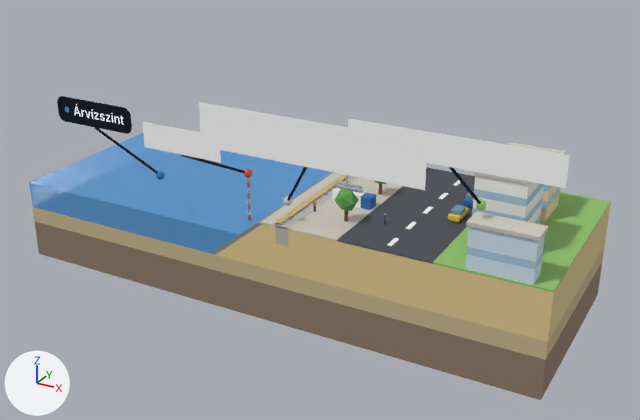
The glTF model ar-labor/models/mobilgat-feliratok.glb: old version first, new version second.
One viewpoint serves both versions: a 50 mm lens placed at (0.359, -0.553, 0.31), pointed at (0.023, 0.058, 0.005). Arrows for +X, +Y and +Z are at lower left; the lights stay in place. The first picture is the older version. Where no turn or scale is listed for an object, it has been applied to the vertices. Vertices at exactly the same position are counted once.

The first picture shows 'folyo', 'label_0', 'label_6', 'label_9', 'label_dot_11', 'label_line_1', 'label_line_10', 'label_line_7', 'part_m_4a4e55', 'part_m_8f7a68', 'part_m_8fbf6a', 'part_m_c9b48c', 'part_m_c9c4b8', 'part_m_cfcac0', 'part_m_cfe3ef', 'part_m_e0c98f', 'part_m_f4f3ef' and 20 more.
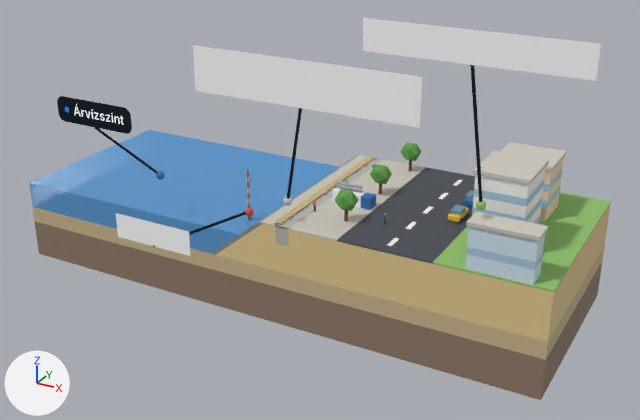
Where the newer file only moved an object's origin or applied its transform, the numbers keep the older frame.

Where the change shows, as pixel boxes (x1, y1, x2, y2) in the pictures (640 x 420 px):
'label_0', moved
    before: (199, 102, 428, 190)
    after: (193, 45, 422, 128)
'label_6', moved
    before: (348, 118, 570, 188)
    after: (363, 18, 601, 81)
'label_9', moved
    before: (142, 121, 221, 163)
    after: (116, 213, 190, 256)
'label_line_7', reshaped
    before: (449, 167, 481, 204)
    after: (470, 65, 483, 202)
'label_line_1', reshaped (24% narrower, 163% taller)
    before: (287, 167, 307, 201)
    after: (287, 108, 302, 199)
'label_line_10', reshaped (45% wider, 80% taller)
    before: (181, 154, 245, 173)
    after: (153, 212, 246, 247)
'label_dot_11', moved
    before: (243, 169, 252, 178)
    after: (245, 208, 254, 216)

The change, as a diff of the scene's bpy script:
```diff
--- a/ar-labor/models/mobilgat-feliratok.glb.py
+++ b/ar-labor/models/mobilgat-feliratok.glb.py
@@ me_mesh_78 @@
-me_mesh_78.from_pydata(...)  # 12 vertices, 12 faces; spans x -0.021..0.021, y -0.021..0.021, z -0.0259..0.0259
-me_mesh_78.vertices[0].co = (0.0198, -0.021, 0.0244)  # pixel (305, 168)
-me_mesh_78.vertices[1].co = (-0.0202, 0.019, -0.0256)
-me_mesh_78.vertices[2].co = (0.0208, -0.0203, 0.0241)  # pixel (306, 168)
-me_mesh_78.vertices[3].co = (-0.0192, 0.0197, -0.0259)
-me_mesh_78.vertices[4].co = (0.021, -0.0193, 0.0248)  # pixel (307, 167)
-me_mesh_78.vertices[5].co = (-0.019, 0.0207, -0.0252)
-me_mesh_78.vertices[6].co = (0.0202, -0.019, 0.0256)  # pixel (306, 165)
-me_mesh_78.vertices[7].co = (-0.0198, 0.021, -0.0244)
-me_mesh_78.vertices[8].co = (0.0192, -0.0197, 0.0259)  # pixel (305, 165)
-me_mesh_78.vertices[9].co = (-0.0208, 0.0203, -0.0241)
-me_mesh_78.vertices[10].co = (0.019, -0.0207, 0.0252)  # pixel (304, 166)
-me_mesh_78.vertices[11].co = (-0.021, 0.0193, -0.0248)
+me_mesh_78.from_pydata(...)  # 12 vertices, 12 faces; spans x -0.021..0.011, y -0.0111..0.0211, z -0.0255..0.0655
+# me_mesh_78 part 1
+me_mesh_78.vertices[0].co = (0.0099, -0.0111, 0.0646)  # pixel (299, 109)
+me_mesh_78.vertices[1].co = (-0.0201, 0.0189, -0.0254)
+me_mesh_78.vertices[2].co = (0.011, -0.0105, 0.0645)  # pixel (301, 109)
+me_mesh_78.vertices[3].co = (-0.019, 0.0195, -0.0255)
+me_mesh_78.vertices[4].co = (0.011, -0.0094, 0.0649)  # pixel (302, 108)
+me_mesh_78.vertices[5].co = (-0.019, 0.0206, -0.0251)
+me_mesh_78.vertices[6].co = (0.0101, -0.0089, 0.0654)  # pixel (301, 107)
+me_mesh_78.vertices[7].co = (-0.0199, 0.0211, -0.0246)
+me_mesh_78.vertices[8].co = (0.009, -0.0095, 0.0655)  # pixel (299, 107)
+me_mesh_78.vertices[9].co = (-0.021, 0.0205, -0.0245)
+me_mesh_78.vertices[10].co = (0.009, -0.0106, 0.0651)  # pixel (298, 107)
+me_mesh_78.vertices[11].co = (-0.021, 0.0194, -0.0249)
 me_mesh_78.materials.append(mat_lbl_line)
@@ me_mesh_84 @@
-me_mesh_84.from_pydata(...)  # 12 vertices, 12 faces; spans x -0.0061..0.0061, y -0.0209..0.0209, z -0.0208..0.0208
-me_mesh_84.vertices[0].co = (-0.0049, -0.0209, 0.0192)  # pixel (450, 168)
-me_mesh_84.vertices[1].co = (0.0051, 0.0191, -0.0208)
-me_mesh_84.vertices[2].co = (-0.0039, -0.0205, 0.0198)  # pixel (451, 168)
-me_mesh_84.vertices[3].co = (0.0061, 0.0195, -0.0202)
-me_mesh_84.vertices[4].co = (-0.004, -0.0196, 0.0206)  # pixel (452, 166)
-me_mesh_84.vertices[5].co = (0.006, 0.0204, -0.0194)
-me_mesh_84.vertices[6].co = (-0.0051, -0.0191, 0.0208)  # pixel (451, 165)
-me_mesh_84.vertices[7].co = (0.0049, 0.0209, -0.0192)
-me_mesh_84.vertices[8].co = (-0.0061, -0.0195, 0.0202)  # pixel (449, 166)
-me_mesh_84.vertices[9].co = (0.0039, 0.0205, -0.0198)
-me_mesh_84.vertices[10].co = (-0.006, -0.0204, 0.0194)  # pixel (449, 167)
-me_mesh_84.vertices[11].co = (0.004, 0.0196, -0.0206)
+me_mesh_84.from_pydata(...)  # 12 vertices, 12 faces; spans x 0.004..0.006, y -0.0211..0.0211, z -0.0204..0.0904
+# me_mesh_84 part 2
+me_mesh_84.vertices[0].co = (0.005, -0.0211, 0.0896)  # pixel (471, 65)
+me_mesh_84.vertices[1].co = (0.005, 0.0189, -0.0204)
+me_mesh_84.vertices[2].co = (0.006, -0.0206, 0.0898)  # pixel (473, 65)
+me_mesh_84.vertices[3].co = (0.006, 0.0194, -0.0202)
+me_mesh_84.vertices[4].co = (0.006, -0.0194, 0.0902)  # pixel (474, 64)
+me_mesh_84.vertices[5].co = (0.006, 0.0206, -0.0198)
+me_mesh_84.vertices[6].co = (0.005, -0.0189, 0.0904)  # pixel (473, 63)
+me_mesh_84.vertices[7].co = (0.005, 0.0211, -0.0196)
+me_mesh_84.vertices[8].co = (0.004, -0.0194, 0.0902)  # pixel (471, 64)
+me_mesh_84.vertices[9].co = (0.004, 0.0206, -0.0198)
+me_mesh_84.vertices[10].co = (0.004, -0.0206, 0.0898)  # pixel (470, 65)
+me_mesh_84.vertices[11].co = (0.004, 0.0194, -0.0202)
 me_mesh_84.materials.append(mat_lbl_line)
@@ me_mesh_87 @@
-me_mesh_87.from_pydata(...)  # 12 vertices, 12 faces; spans x -0.0159..0.0159, y -0.0253..0.0253, z -0.0145..0.0145
-me_mesh_87.vertices[0].co = (-0.0146, -0.0253, 0.0126)  # pixel (181, 156)
-me_mesh_87.vertices[1].co = (0.0152, 0.0239, -0.0144)
-me_mesh_87.vertices[2].co = (-0.0138, -0.0252, 0.0135)  # pixel (182, 155)
-me_mesh_87.vertices[3].co = (0.0159, 0.024, -0.0135)
-me_mesh_87.vertices[4].co = (-0.0141, -0.0245, 0.0145)  # pixel (182, 153)
-me_mesh_87.vertices[5].co = (0.0156, 0.0247, -0.0125)
-me_mesh_87.vertices[6].co = (-0.0152, -0.0239, 0.0144)  # pixel (181, 153)
-me_mesh_87.vertices[7].co = (0.0146, 0.0253, -0.0126)
-me_mesh_87.vertices[8].co = (-0.0159, -0.024, 0.0135)  # pixel (181, 154)
-me_mesh_87.vertices[9].co = (0.0138, 0.0252, -0.0135)
-me_mesh_87.vertices[10].co = (-0.0156, -0.0247, 0.0125)  # pixel (181, 155)
-me_mesh_87.vertices[11].co = (0.0141, 0.0245, -0.0145)
+me_mesh_87.from_pydata(...)  # 12 vertices, 12 faces; spans x -0.0358..0.0158, y -0.0453..0.0253, z -0.0651..-0.0479
+# me_mesh_87 part 3
+me_mesh_87.vertices[0].co = (-0.0342, -0.0449, -0.065)  # pixel (153, 247)
+me_mesh_87.vertices[1].co = (0.0155, 0.0244, -0.05)
+me_mesh_87.vertices[2].co = (-0.0339, -0.0453, -0.0639)  # pixel (153, 246)
+me_mesh_87.vertices[3].co = (0.0158, 0.0239, -0.0489)
+me_mesh_87.vertices[4].co = (-0.0346, -0.0451, -0.0629)  # pixel (153, 245)
+me_mesh_87.vertices[5].co = (0.0152, 0.0242, -0.0479)
+me_mesh_87.vertices[6].co = (-0.0355, -0.0444, -0.063)  # pixel (152, 244)
+me_mesh_87.vertices[7].co = (0.0142, 0.0249, -0.048)
+me_mesh_87.vertices[8].co = (-0.0358, -0.0439, -0.0641)  # pixel (153, 245)
+me_mesh_87.vertices[9].co = (0.0139, 0.0253, -0.0491)
+me_mesh_87.vertices[10].co = (-0.0352, -0.0442, -0.0651)  # pixel (153, 247)
+me_mesh_87.vertices[11].co = (0.0146, 0.0251, -0.0501)
 me_mesh_87.materials.append(mat_lbl_line)
@@ ob_label_0 @@
 ob_label_0 = bpy.data.objects.new('label_0', me_mesh_77)
-ob_label_0.location = (0.06, -0.03, 0.0977)
+ob_label_0.location = (0.05, -0.02, 0.1377)
@@ ob_label_6 @@
 ob_label_6 = bpy.data.objects.new('label_6', me_mesh_83)
-ob_label_6.location = (0.17, -0.03, 0.111)
+ob_label_6.location = (0.18, -0.03, 0.181)
@@ ob_label_9 @@
 ob_label_9 = bpy.data.objects.new('label_9', me_mesh_86)
-ob_label_9.location = (-0.06, -0.02, 0.076)
+ob_label_9.location = (-0.08, -0.04, -0.0015)
@@ ob_label_dot_11 @@
 ob_label_dot_11 = bpy.data.objects.new('label_dot_11', me_mesh_88)
-ob_label_dot_11.location = (-0.0302, 0.0292, 0.038)
+ob_label_dot_11.location = (-0.0302, 0.0292, 0.0025)
```
